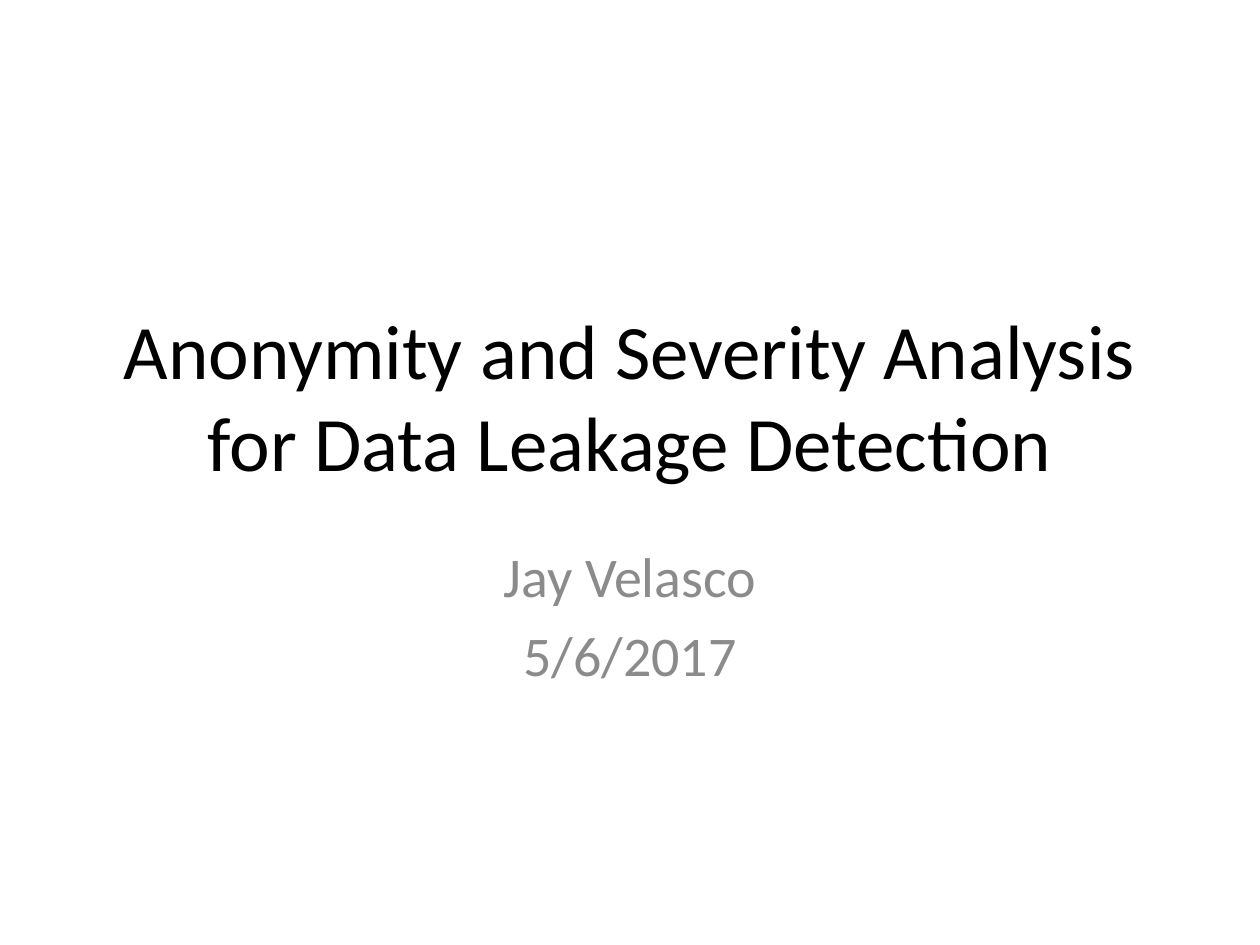
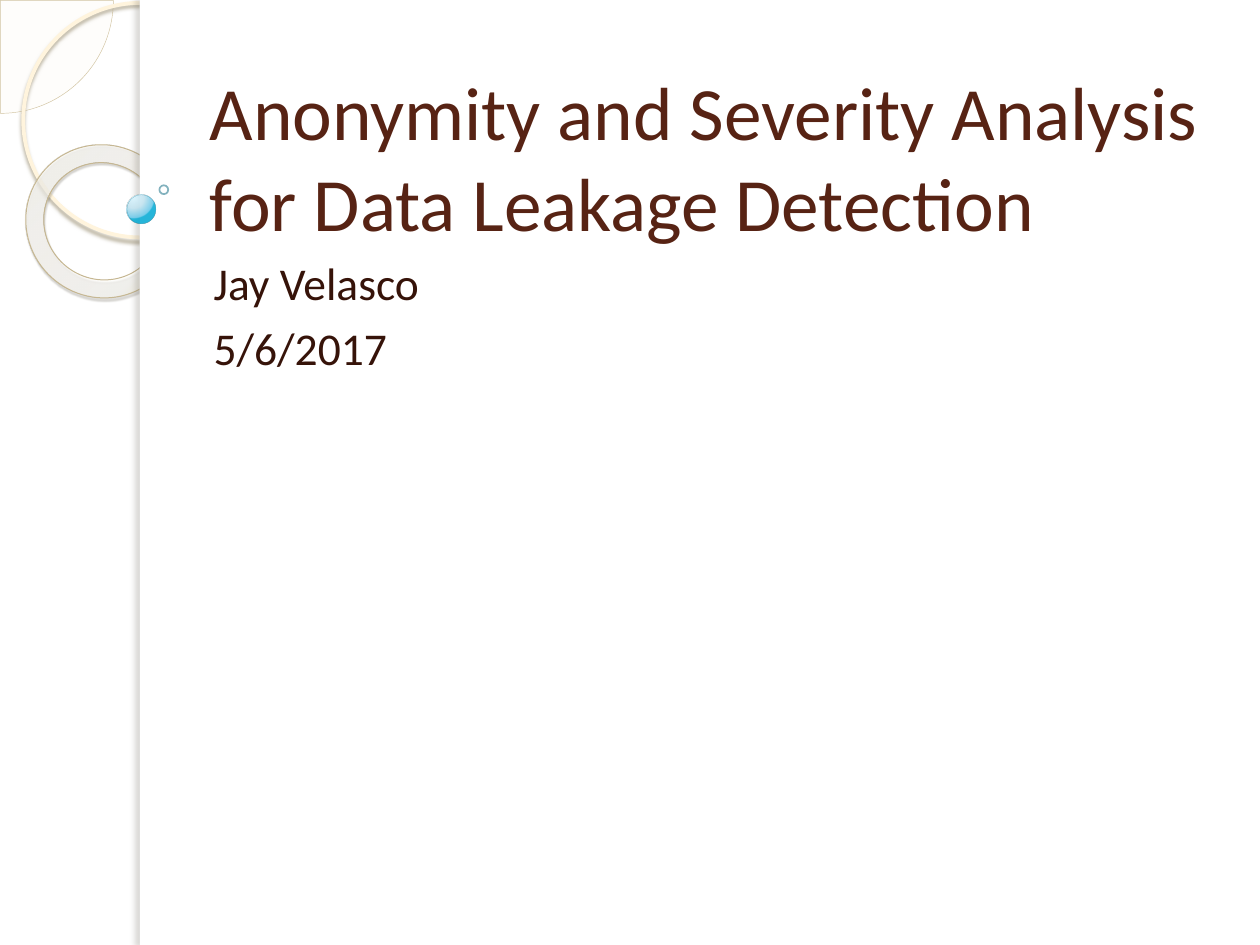
Before and after one commit to jayvelasco1990/big-data, a slide deck: slide 1 of Final Project/draft_presentation.pptx. Drawn at 1260x945 pixels with LibreOffice and Linux fonts; fonts in the diff are those of the drawing; background and template pictures are left out. Boxes give left, top, right and bottom in pixels: in the first picture for what was removed or moved away, otherwise in the second. Text is boxed around its words. In the diff, an @@ line names an element or a change of style, - is before the commit and + after.

```diff
--- a/Final Project/draft_presentation.pptx
+++ b/Final Project/draft_presentation.pptx
@@ pie slice (boxed as its full ellipse) added at (0,0,113,113), fill #FEFAF4 at 33% opacity, outline #D3C39F 0.25 pt @@
@@ ellipse added at (23,3,257,237), outline #FFF5DE 2.15 pt @@
@@ rectangle added at (140,0,1260,945), fill #FFFFFF @@
@@ rectangle added at (140,0,150,945), fill #FFFFFF @@
@@ title "Anonymity and Severity Analysis for ...": place and size @@
-title "Anonymity and Severity Analysis for ..." at (124,325,1134,485)
+title "Anonymity and Severity Analysis for ..." at (210,87,1198,244)
@@ title "Anonymity and Severity Analysis for ..." at (210,87,1198,244): size 44 to 43 pt, text colour #000000 to #572314; alignment centre to left; vertical alignment middle to bottom @@
@@ donut added at (0,113,211,329), fill gradient #FFFCF6 to #FFFEFB to #F0D28E, outline #C7B893 0.58 pt @@
@@ ellipse added at (127,195,156,224), fill gradient #DAF4FF to #C3E3F0 to #6BC7E8 to #00ABD5, outline #308EA5 0.16 pt @@
@@ ellipse added at (160,185,169,194), outline #318093 1 pt @@
@@ subtitle "Jay Velasco": place and size @@
-subtitle "Jay Velasco" at (503,558,756,679)
+subtitle "Jay Velasco" at (214,268,419,367)
@@ subtitle "Jay Velasco" at (214,268,419,367): size 32 to 26 pt, text colour #8C8C8C to #361309; alignment centre to left; indent changed @@
```
Also in this commit, not shown: 51 other slides changed, 3 other files.
